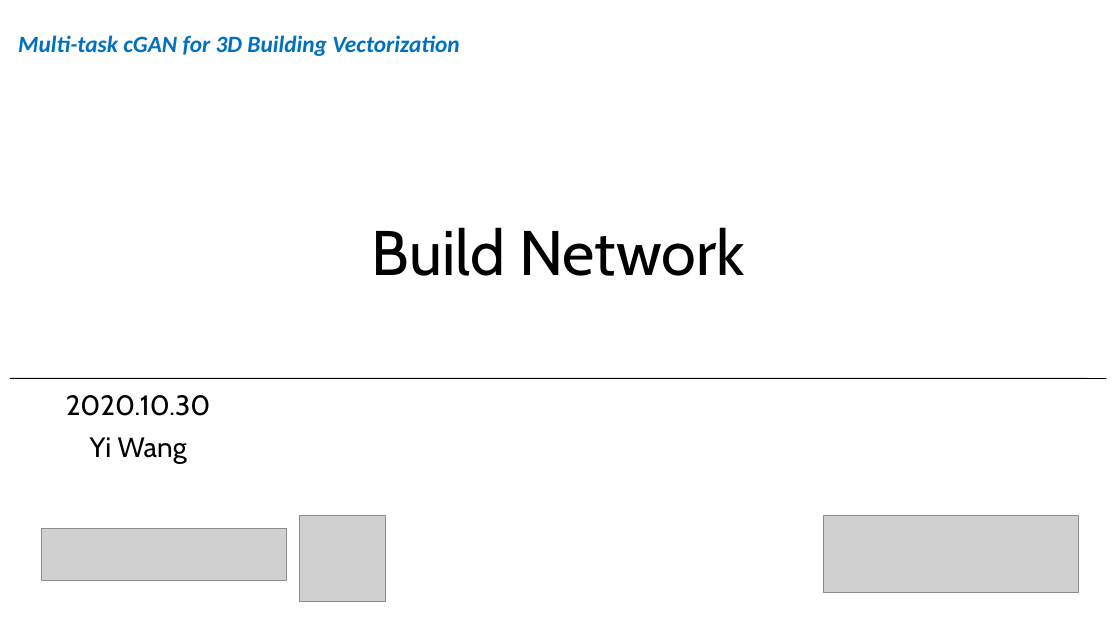
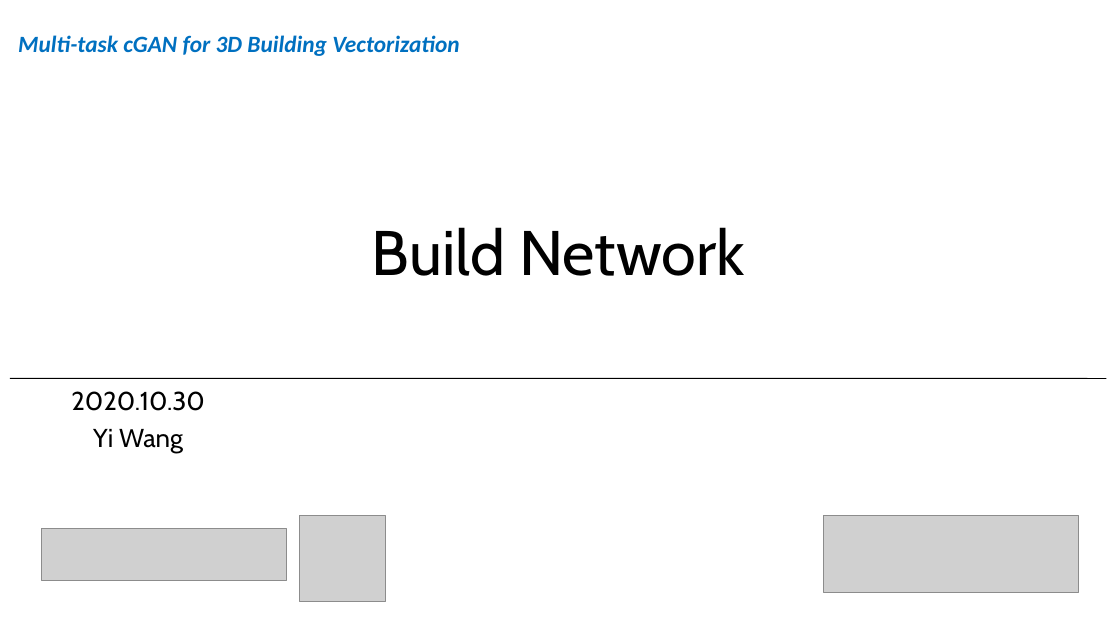
Before and after one commit to wangyi111/Building-Vectorization-3D, a slide deck: slide 1 of assets/reports/20201029_BuildNetwork.pptx. Drawn at 1120x630 pixels with LibreOffice and Linux fonts; fonts in the diff are those of the drawing; grey boxes stand for pictures. Boxes give left, top, right and bottom in pixels: in the first picture for what was removed or moved away, otherwise in the second. Text is boxed around its words. In the diff, an @@ line names an element or a change of style, - is before the commit and + after.

```diff
--- a/assets/reports/20201029_BuildNetwork.pptx
+++ b/assets/reports/20201029_BuildNetwork.pptx
@@ text "2020.10.30" at [71, 391, 205, 452]: size 24 to 22.2 pt; line spacing 0.9 to 0.8 @@
```
Also in this commit, not shown: 2 other slides changed.
